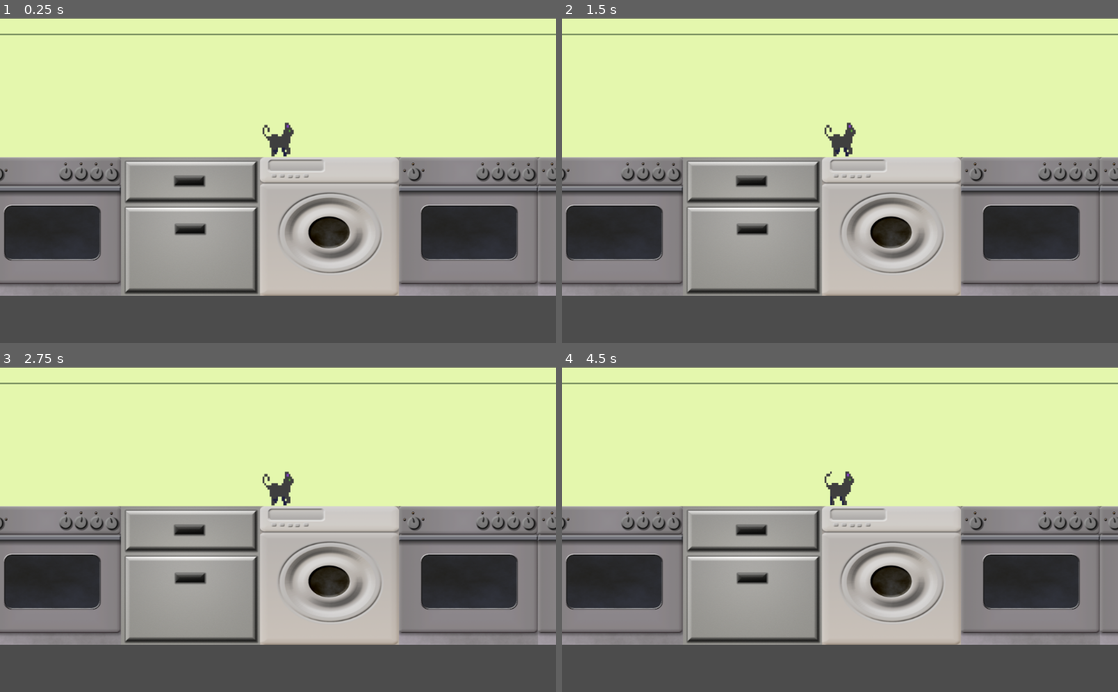
Above: before the commit, frames 1-4 (two rows, left to right).
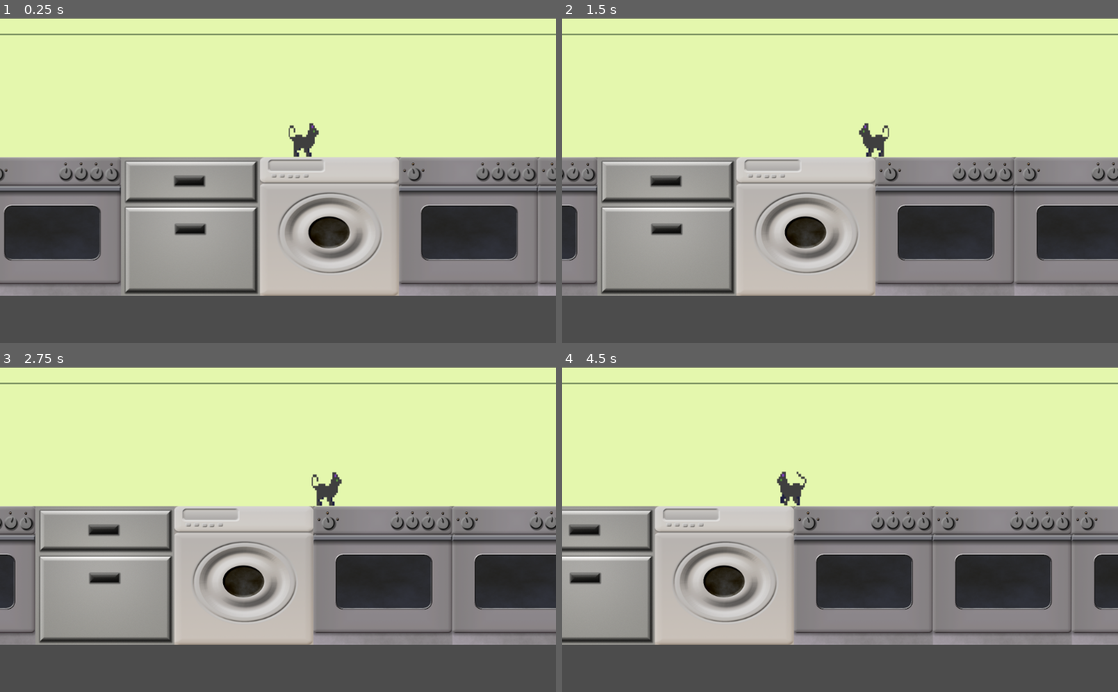
Above: after the commit, the same moments.

Repository: winnerbyhabit/bifigamejam18
Game: Godot game, scene res://BossLevel.tscn
Two runs of this game, one before a commit and one after it. Both use one fixed random seed, a clock stepped at 60 frames per second and the inputs below. This scene is started directly instead of the project's main scene.
Inputs:
- Up to frame 1 (0.25 s): no input
- Up to frame 2 (1.5 s): hold Right (player_right) 0.53-1.28 s; hold Space (player_hit) 0.53-1.28 s; hold Left (player_left) from 1.28 s (still down); tap Space (player_hit) at 1.35 s
- Up to frame 3 (2.75 s): release Left (player_left) at 2.03 s; hold Right (player_right) from 2.03 s (still down); hold Space (player_hit) from 2.03 s (still down)
- Up to frame 4 (4.5 s): release Space (player_hit) at 2.78 s; tap Space (player_hit) at 2.85, 4.35 s; release Right (player_right) at 3.53 s; hold Space (player_hit) 3.53-4.28 s; hold Left (player_left) from 3.53 s (still down)

The runs differ from the first frame. In frame 1, 0.6% of the frame differs, in the area x 47-58%, y 32-43%; in frame 2, 23%; in frame 3, 23%; in frame 4, 28%, in the area x 0-100%, y 32-86%.
Error before the commit: Parse Error: Error parsing expression, misplaced: elif (res://move_player.gd:36)

Commit message:
merge bug

Diff:
--- a/BossLevel.tscn
+++ b/BossLevel.tscn
@@ -6,7 +6,7 @@
 [ext_resource path="res://Tileset.tres" type="TileSet" id=4]
 [ext_resource path="res://TileMap.gd" type="Script" id=5]
 
-[node name="BossLevel" type="Node" index="0"]
+[node name="BossLevel" type="Node"]
 
 script = ExtResource( 1 )
 level_boundarys = Vector2( -5, 5 )
--- a/Level.tscn
+++ b/Level.tscn
@@ -6,7 +6,7 @@
 [ext_resource path="res://TileMap.gd" type="Script" id=4]
 [ext_resource path="res://Player.tscn" type="PackedScene" id=5]
 
-[node name="Level" type="Node"]
+[node name="Level" type="Node" index="0"]
 
 script = ExtResource( 1 )
 
@@ -47,9 +47,7 @@
 
 position = Vector2( 128, 225 )
 _sections_unfolded = [ "Transform" ]
-
 speed = 40
-automove = true
 
 [node name="Camera2D" type="Camera2D" parent="Player" index="1"]
 
--- a/Player.tscn
+++ b/Player.tscn
@@ -32,15 +32,14 @@
 
 position = Vector2( 32.133, 34.349 )
 script = ExtResource( 1 )
-
+speed = 60
 automove = true
-speed = 40
 
 [node name="AnimatedSprite" type="AnimatedSprite" parent="." index="0"]
 
 frames = SubResource( 1 )
 animation = "running"
-frame = 4
+frame = 5
 playing = true
 _sections_unfolded = [ "Transform" ]
 
--- a/move_player.gd
+++ b/move_player.gd
@@ -33,9 +33,6 @@
 		move(delta)
 
 
-		elif Input.is_action_pressed("player_right"):
-			direction = -1
-
 	if Input.is_action_pressed("player_hit"):
 		print("pressed space")
 
